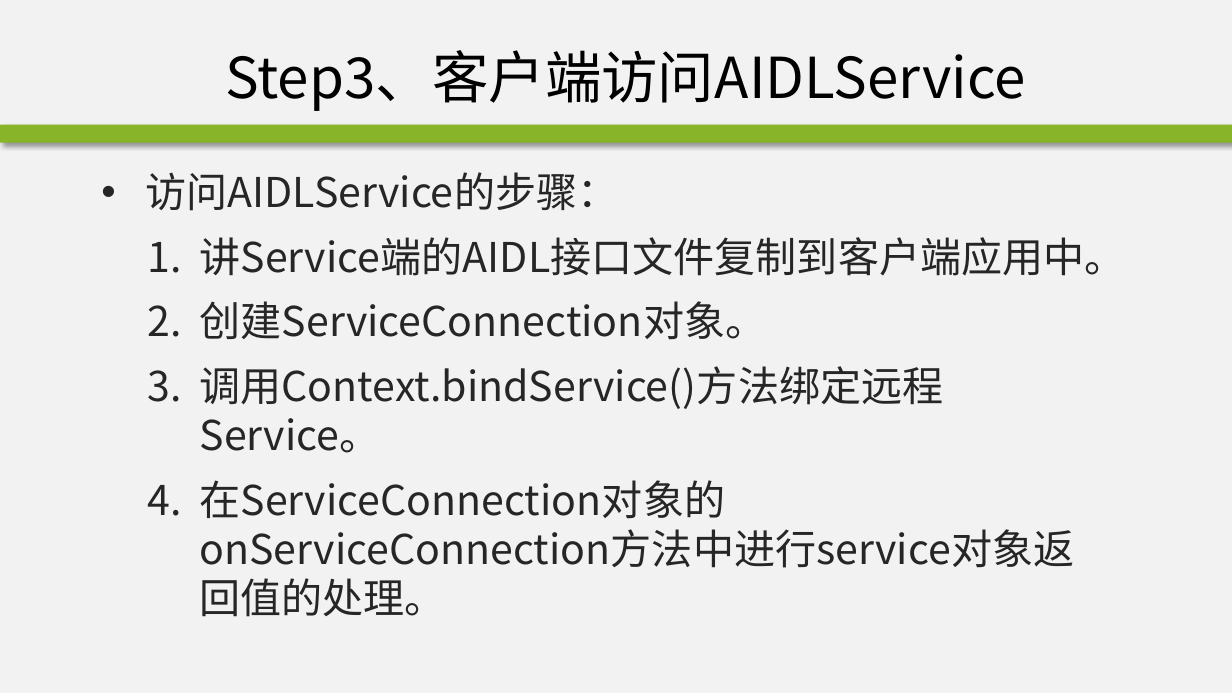
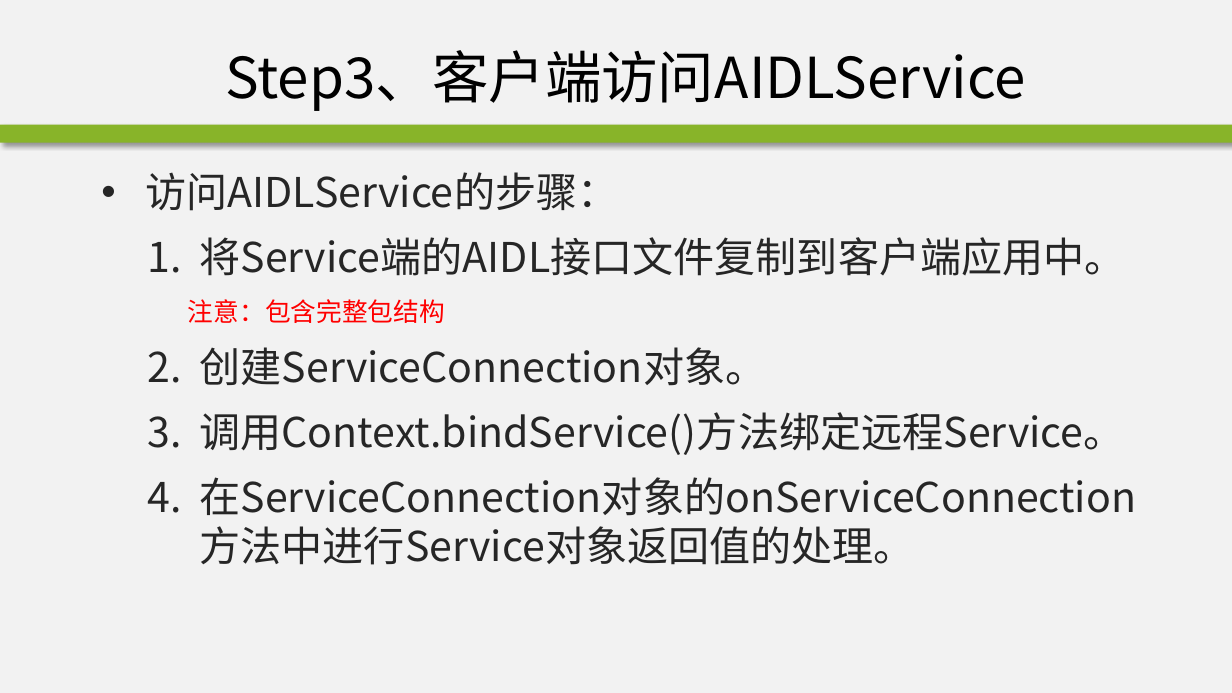
Before and after one commit to edu2act/course-android, a slide deck: slide 34 of materials/slides/ch10.pptx (slide 30 before the commit). Drawn at 1232x693 pixels with LibreOffice and Linux fonts; fonts in the diff are those of the drawing; background and template pictures are left out. Boxes give left, top, right and bottom in pixels: in the first picture for what was removed or moved away, otherwise in the second. Text is boxed around its words. In the diff, an @@ line names an element or a change of style, - is before the commit and + after.

```diff
--- a/materials/slides/ch10.pptx
+++ b/materials/slides/ch10.pptx
@@ text at [188,237,1126,323]: text changed @@
-  1. 讲Service端的AIDL接口文件复制到客户端应用中。
+  1. 将Service端的AIDL接口文件复制到客户端应用中。
+    注意：包含完整包结构
@@ text at [200,477,1137,565]: text changed @@
-  4. 在ServiceConnection对象的onServiceConnection方法中进行service对象返回值的处理。
+  4. 在ServiceConnection对象的onServiceConnection方法中进行Service对象返回值的处理。
```
Also in this commit, not shown: 7 other slides changed, 9 slides added, 20 other files.
